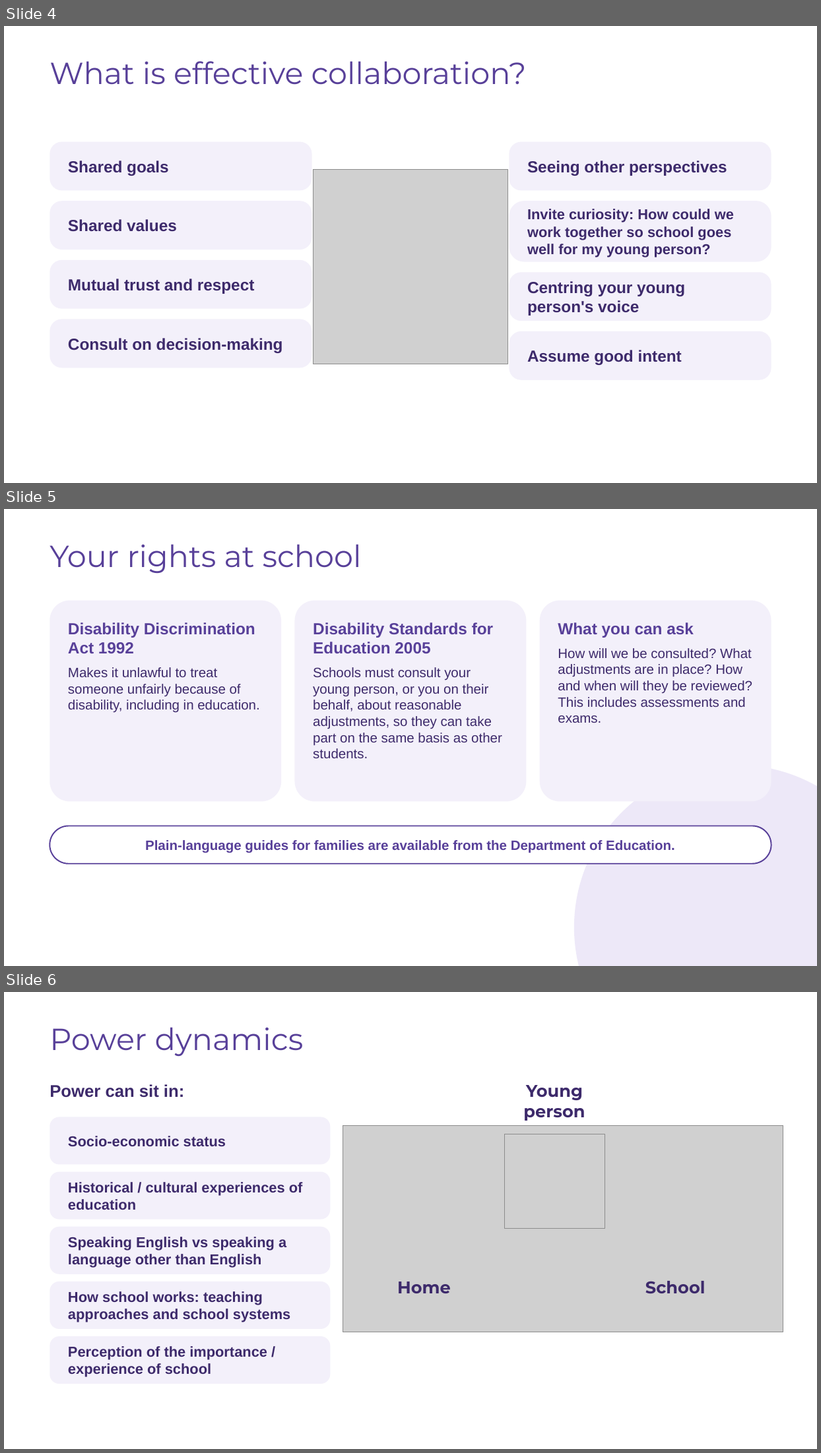
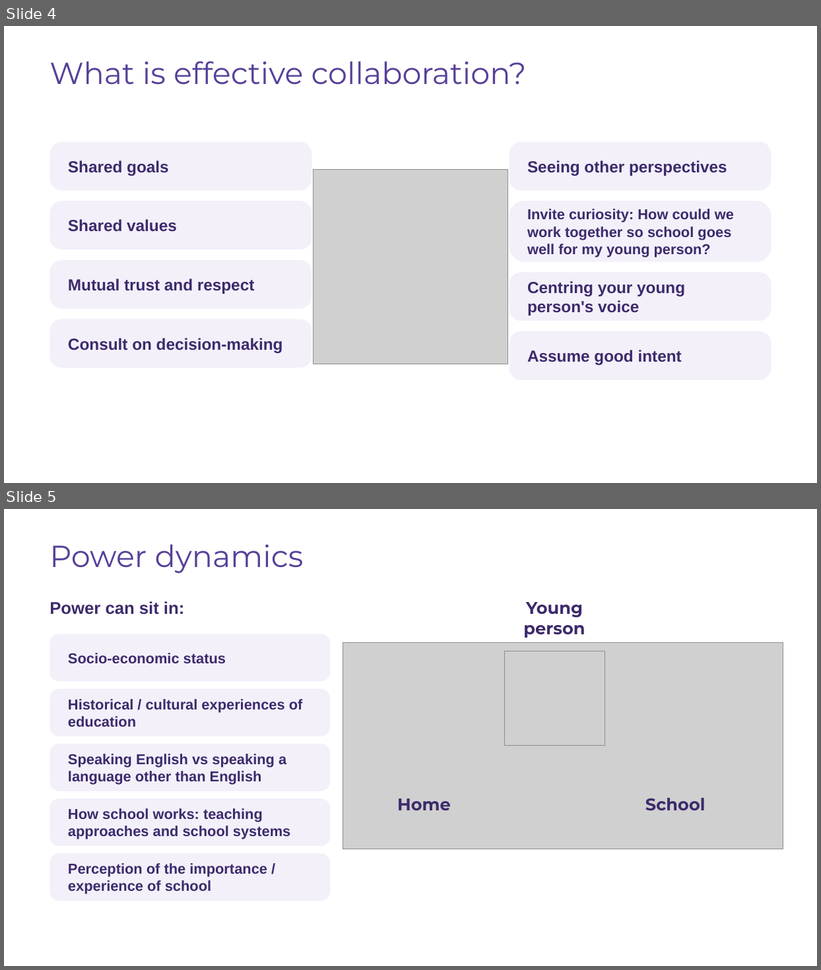
Before and after one commit to CraigWrenasmir/phase-5-parent-carer-secondary, a slide deck: Original Assets/PC Secondary - Session 5 - Partnership with the School.pptx. Shown one above the other, each under a label of ours: slides 4, 5 and 6 before the commit, slides 4 and 5 after it. The pictures are 821x1453 and 821x970 pixels, drawn with LibreOffice and Linux fonts; fonts in the diff are those of the drawing; grey boxes stand for pictures. Boxes give left, top, right and bottom in pixels: in the first picture for what was removed or moved away, otherwise in the second. Text is boxed around its words. In the diff, an @@ line names an element or a change of style, - is before the commit and + after.

```diff
--- a/Original Assets/PC Secondary - Session 5 - Partnership with the School.pptx
+++ b/Original Assets/PC Secondary - Session 5 - Partnership with the School.pptx
@@ slide 5 removed at <box>4,509,817,966</box>, background #FFFFFF @@
@@ text removed at <box>50,544,362,573</box> @@
-Your rights at school
@@ rounded rectangle removed at <box>50,601,282,802</box> @@
@@ rounded rectangle removed at <box>295,601,527,802</box> @@
@@ rounded rectangle removed at <box>540,601,772,802</box> @@
@@ text removed at <box>68,623,259,713</box> @@
-Disability Discrimination Act 1992
-Makes it unlawful to treat someone unfairly because of disability, including in education.
@@ text removed at <box>313,623,502,758</box> @@
-Disability Standards for Education 2005
-Schools must consult your young person, or you on their behalf, about reasonable adjustments, so they can take part on the same basis as other students.
@@ text removed at <box>558,623,752,723</box> @@
-What you can ask
-How will we be consulted? What adjustments are in place? How and when will they be reviewed? This includes assessments and exams.
@@ ellipse removed at <box>574,765,817,966</box> @@
@@ rounded rectangle removed at <box>50,826,772,864</box> @@
@@ text removed at <box>145,840,675,854</box> @@
-Plain-language guides for families are available from the Department of Education.
@@ what was slide 6 is now slide 5 @@
```
Also in this commit, not shown: 21 other files.
